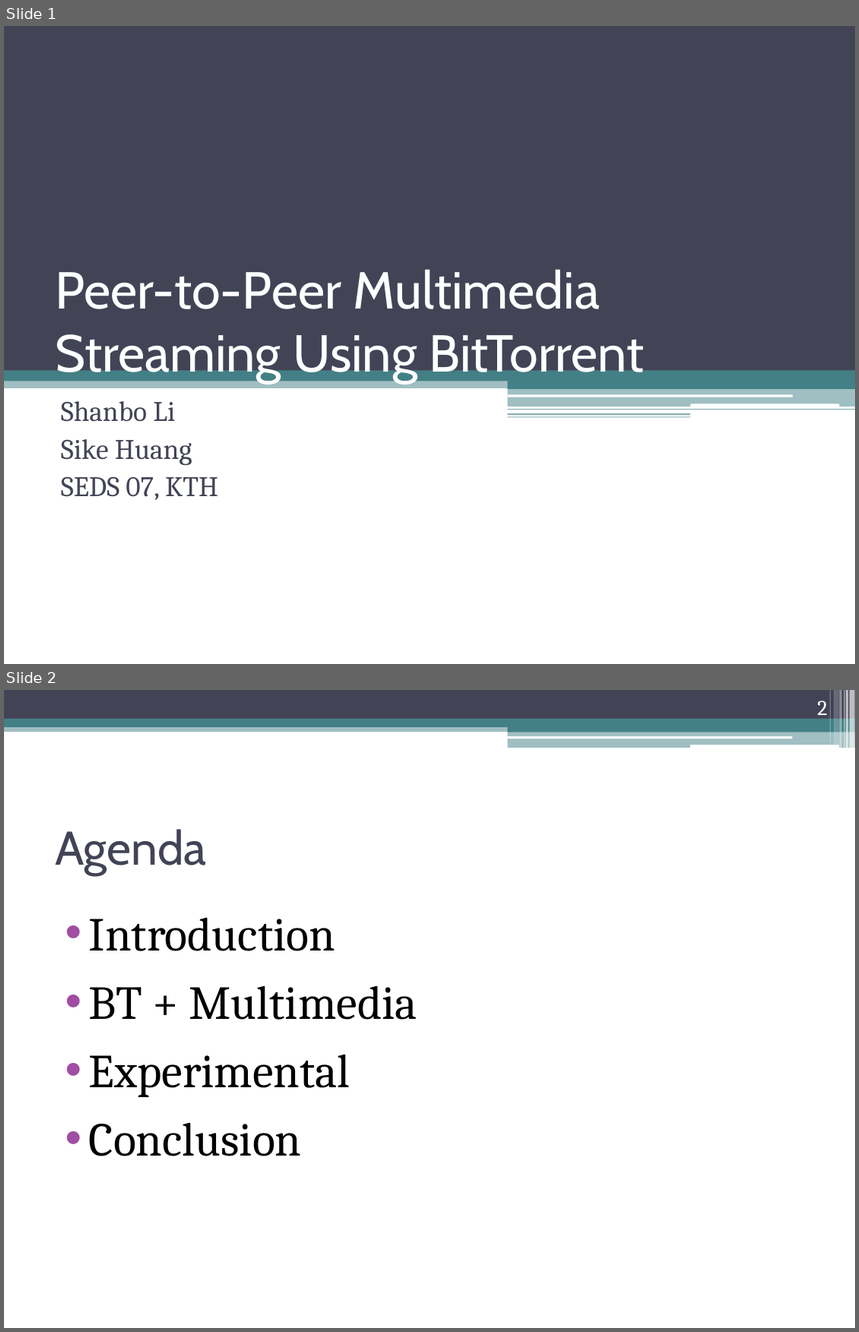
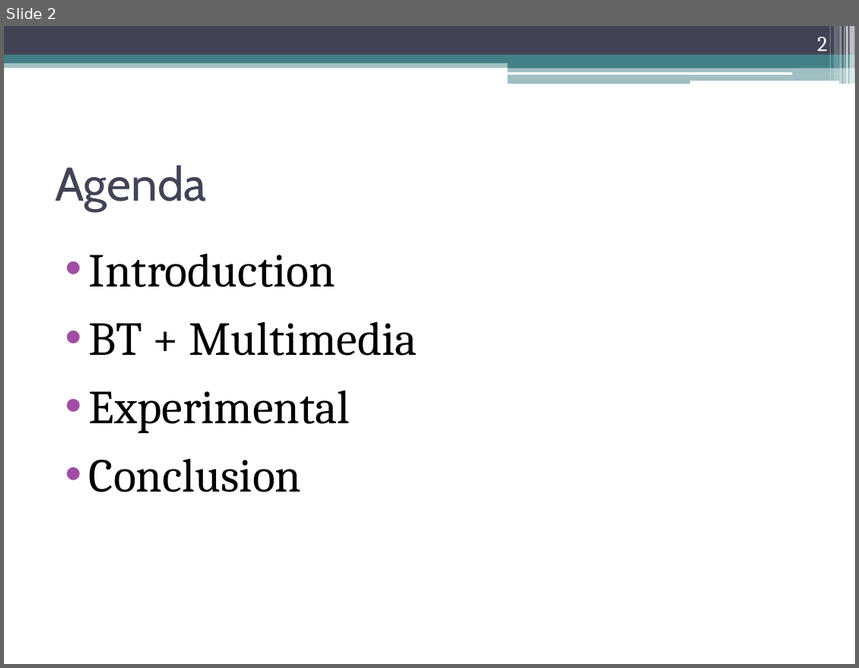
Before and after one commit to sikeh/shanbolishomework, a slide deck: Distributed Computing, Peer-to-Peer and GRIDS/final presentation/ppt/Peer-to-Peer Multimedia Streaming Using BitTorrent.pptx. Shown one above the other, each under a label of ours: slides 1 and 2 before the commit, slide 2 after it. The pictures are 859x1332 and 859x668 pixels, drawn with LibreOffice and Linux fonts; fonts in the diff are those of the drawing. Boxes give left, top, right and bottom in pixels: in the first picture for what was removed or moved away, otherwise in the second. Text is boxed around its words. In the diff, an @@ line names an element or a change of style, - is before the commit and + after.

```diff
--- a/Distributed Computing, Peer-to-Peer and GRIDS/final presentation/ppt/Peer-to-Peer Multimedia Streaming Using BitTorrent.pptx
+++ b/Distributed Computing, Peer-to-Peer and GRIDS/final presentation/ppt/Peer-to-Peer Multimedia Streaming Using BitTorrent.pptx
@@ slide 1 removed at <box>4,26,855,664</box>, background #FFFFFF @@
@@ rectangle removed at <box>4,26,855,371</box> @@
@@ title removed at <box>55,269,645,383</box> @@
-Peer-to-Peer Multimedia Streaming Using BitTorrent
@@ rectangle removed at <box>4,366,855,389</box> @@
@@ rectangle removed at <box>601,365,855,388</box> @@
@@ rectangle removed at <box>4,368,855,381</box> @@
@@ rectangle removed at <box>508,381,855,389</box> @@
@@ rectangle removed at <box>508,389,855,407</box> @@
@@ subtitle removed at <box>61,401,218,500</box> @@
-Shanbo Li
-Sike Huang
-SEDS 07, KTH
@@ rectangle removed at <box>508,409,855,410</box> @@
@@ rounded rectangle removed at <box>508,395,793,397</box> @@
@@ rounded rectangle removed at <box>691,404,840,408</box> @@
@@ rectangle removed at <box>508,414,691,415</box> @@
@@ rectangle removed at <box>508,417,691,417</box> @@
```
Also in this commit, not shown: 3 slides changed, 1 slide added.
